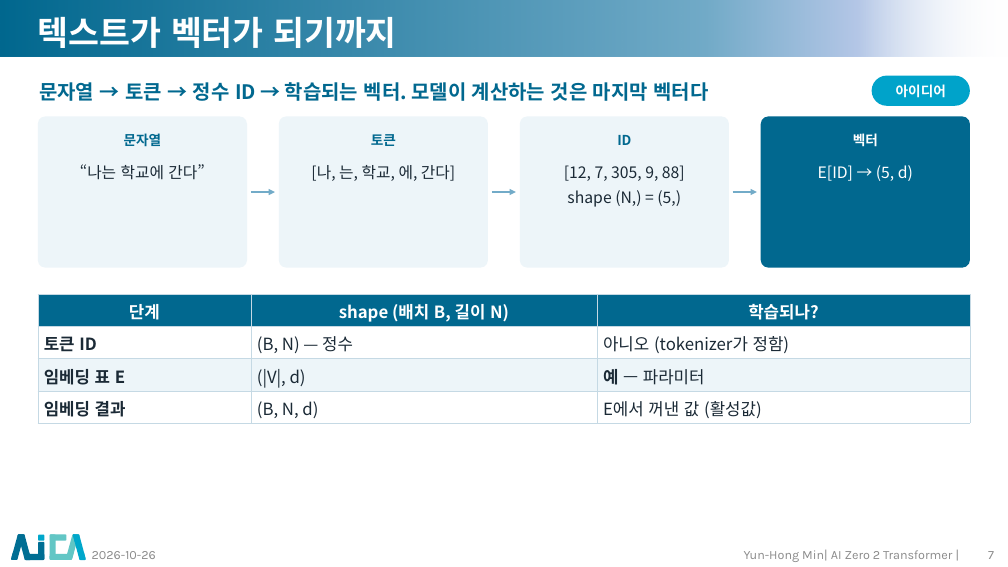
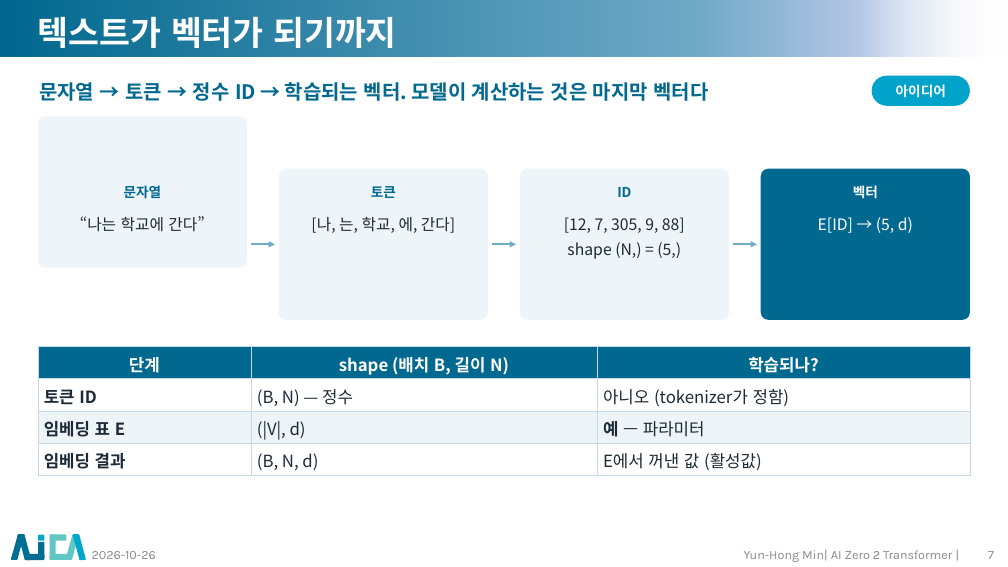
Before and after one commit to myunhh/AI-Zero-2-Transformers, a slide deck: slide 7 of lectures/week04_rnn_lstm_seq2seq.pptx. Drawn at 1008x567 pixels with LibreOffice and Linux fonts; fonts in the diff are those of the drawing; background and template pictures are left out. Boxes give left, top, right and bottom in pixels: in the first picture for what was removed or moved away, otherwise in the second. Text is boxed around its words. In the diff, an @@ line names an element or a change of style, - is before the commit and + after.

```diff
--- a/lectures/week04_rnn_lstm_seq2seq.pptx
+++ b/lectures/week04_rnn_lstm_seq2seq.pptx
@@ 3 rounded rectangles moved together from (x1=279, y1=116, x2=970, y2=268) to (x1=279, y1=169, x2=970, y2=320) @@
@@ 8 texts, 3 arrows, 1 table moved together from (x1=38, y1=133, x2=970, y2=423) to (x1=38, y1=185, x2=970, y2=476) @@
```
Also in this commit, not shown: 10 other slides changed, 12 other files.
